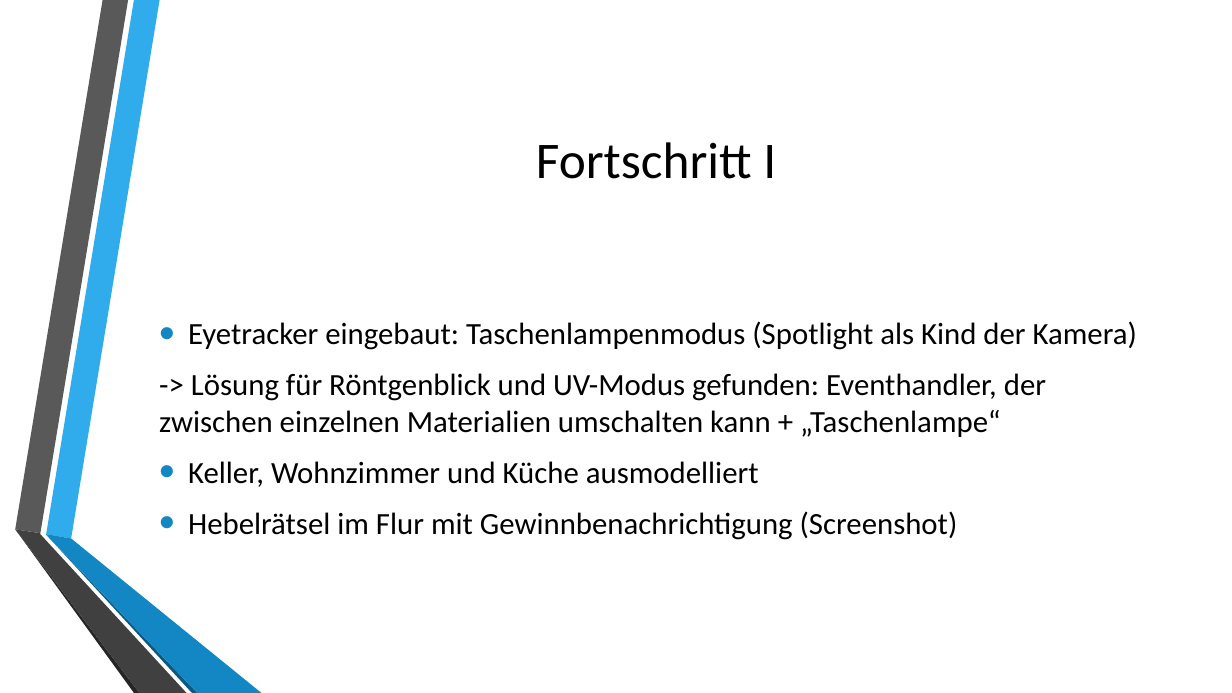
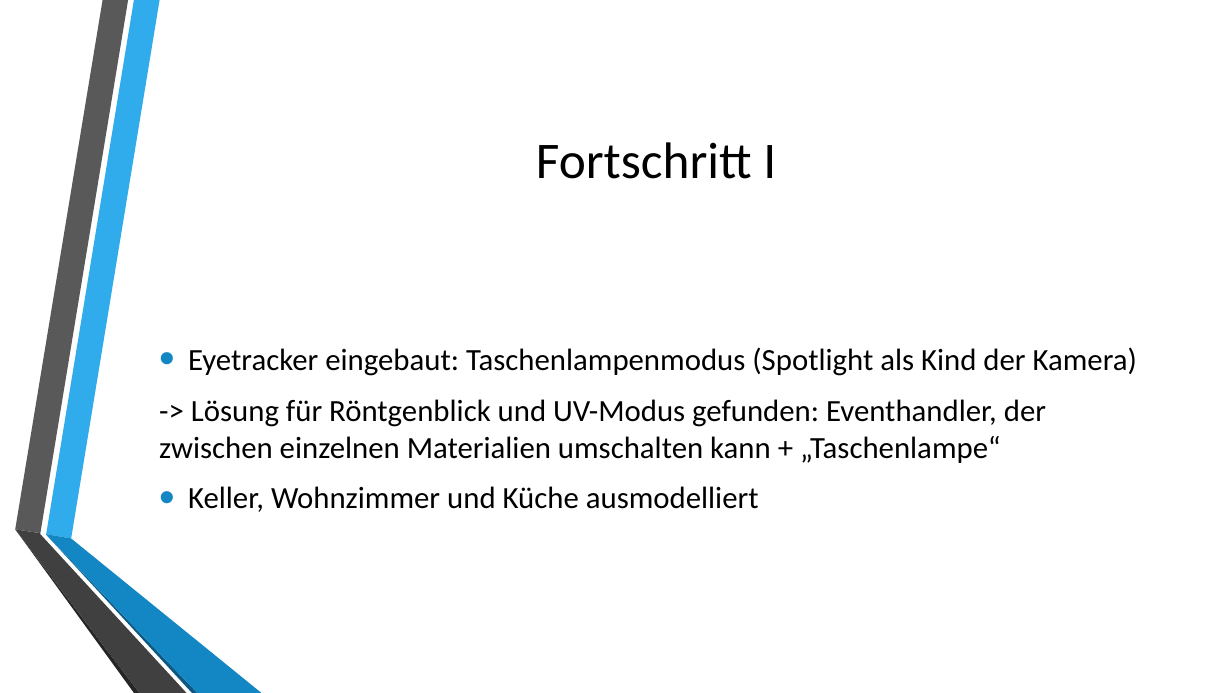
Before and after one commit to Rameos/PSMG_Team_EasyNote, a slide deck: slide 2 of Docs/Das fremde Ich Sprint3.pptx. Drawn at 1232x693 pixels with LibreOffice and Linux fonts; fonts in the diff are those of the drawing; background and template pictures are left out. Boxes give left, top, right and bottom in pixels: in the first picture for what was removed or moved away, otherwise in the second. Text is boxed around its words. In the diff, an @@ line names an element or a change of style, - is before the commit and + after.

Commit message:
kamera in flur gelöscht

```diff
--- a/Docs/Das fremde Ich Sprint3.pptx
+++ b/Docs/Das fremde Ich Sprint3.pptx
@@ text at [188, 511, 958, 540]: paragraph removed @@
-• Hebelrätsel im Flur mit Gewinnbenachrichtigung (Screenshot)
```
Also in this commit, not shown: 3 other slides changed, 1 slide added, 1 other file.
